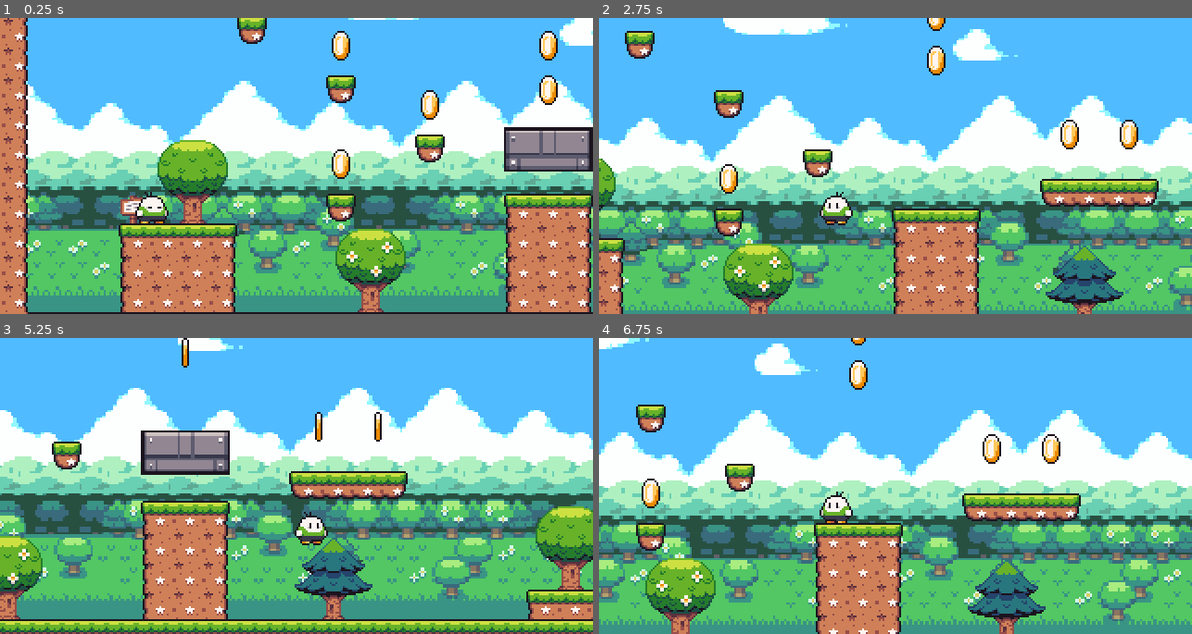
Above: before the commit, frames 1-4 (two rows, left to right).
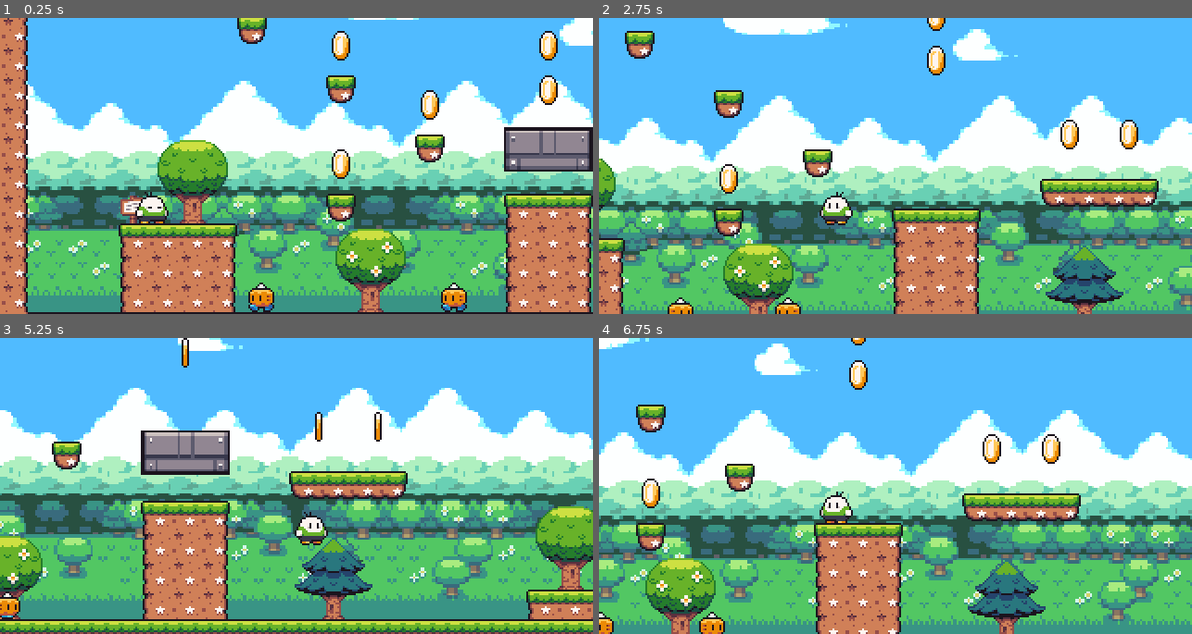
Above: after the commit, the same moments.

Repository: tumatihub/plataforma_2d_clecio
Game: Godot game, scene res://levels/world_01.tscn
Same seed, same stepped clock (60 frames per second), same inputs: the game is played once before the commit and once after it. The project has no main scene, so this scene is started directly.
Inputs:
- Up to frame 1 (0.25 s): no input
- Up to frame 2 (2.75 s): tap Enter (ui_accept) at 0.5, 0.77, 1.52 s; hold Right (ui_right) 0.53-2.03 s; hold Left (ui_left) from 2.03 s (still down)
- Up to frame 3 (5.25 s): release Left (ui_left) at 2.78 s; hold Right (ui_right) 2.78-4.28 s; tap Enter (ui_accept) at 3.02, 3.77, 4.52 s; hold Left (ui_left) 4.28-5.03 s; hold Right (ui_right) from 5.03 s (still down)
- Up to frame 4 (6.75 s): release Right (ui_right) at 5.78 s; hold Left (ui_left) from 5.78 s (still down); tap Enter (ui_accept) at 6.02 s

The runs differ from the first frame. In frame 1, 0.7% of the frame differs, in the area x 41-79%, y 89-100%; in frame 2, 0.4%; in frame 3, 0.3%; in frame 4, 0.4%.

Commit message:
Ep08 - Criando Inimigo Tipo Patrulha na GODOT 4.0

Diff:
--- /dev/null
+++ b/actors/enemy.tscn
@@ -0,0 +1,206 @@
+[gd_scene load_steps=11 format=3 uid="uid://bvj4qmvfi43r4"]
+
+[ext_resource type="Texture2D" uid="uid://bw6tjaveylhk" path="res://assets/Sprite Pack 2/4 - Robo Pumpkin/Walking (16 x 16).png" id="1_jhpf0"]
+[ext_resource type="Script" path="res://scripts/enemy.gd" id="1_tn7gx"]
+[ext_resource type="Texture2D" uid="uid://cocdxucecp7ut" path="res://assets/Sprite Pack 2/4 - Robo Pumpkin/Hurt (16 x 16).png" id="2_vkxir"]
+[ext_resource type="Texture2D" uid="uid://b2pkidtsebb8" path="res://assets/Sprite Pack 2/4 - Robo Pumpkin/Standing (16 x 16).png" id="4_amrl7"]
+
+[sub_resource type="CircleShape2D" id="CircleShape2D_v3kft"]
+radius = 6.0
+
+[sub_resource type="Animation" id="Animation_5stoe"]
+resource_name = "walk"
+length = 0.2
+loop_mode = 1
+tracks/0/type = "value"
+tracks/0/imported = false
+tracks/0/enabled = true
+tracks/0/path = NodePath(".:texture")
+tracks/0/interp = 1
+tracks/0/loop_wrap = true
+tracks/0/keys = {
+"times": PackedFloat32Array(0),
+"transitions": PackedFloat32Array(1),
+"update": 1,
+"values": [ExtResource("1_jhpf0")]
+}
+tracks/1/type = "value"
+tracks/1/imported = false
+tracks/1/enabled = true
+tracks/1/path = NodePath(".:hframes")
+tracks/1/interp = 1
+tracks/1/loop_wrap = true
+tracks/1/keys = {
+"times": PackedFloat32Array(0),
+"transitions": PackedFloat32Array(1),
+"update": 1,
+"values": [2]
+}
+tracks/2/type = "value"
+tracks/2/imported = false
+tracks/2/enabled = true
+tracks/2/path = NodePath(".:frame")
+tracks/2/interp = 1
+tracks/2/loop_wrap = true
+tracks/2/keys = {
+"times": PackedFloat32Array(0, 0.1),
+"transitions": PackedFloat32Array(1, 1),
+"update": 1,
+"values": [0, 1]
+}
+
+[sub_resource type="Animation" id="Animation_44tob"]
+length = 0.001
+tracks/0/type = "value"
+tracks/0/imported = false
+tracks/0/enabled = true
+tracks/0/path = NodePath(".:texture")
+tracks/0/interp = 1
+tracks/0/loop_wrap = true
+tracks/0/keys = {
+"times": PackedFloat32Array(0),
+"transitions": PackedFloat32Array(1),
+"update": 1,
+"values": [ExtResource("1_jhpf0")]
+}
+tracks/1/type = "value"
+tracks/1/imported = false
+tracks/1/enabled = true
+tracks/1/path = NodePath(".:hframes")
+tracks/1/interp = 1
+tracks/1/loop_wrap = true
+tracks/1/keys = {
+"times": PackedFloat32Array(0),
+"transitions": PackedFloat32Array(1),
+"update": 1,
+"values": [2]
+}
+tracks/2/type = "value"
+tracks/2/imported = false
+tracks/2/enabled = true
+tracks/2/path = NodePath(".:frame")
+tracks/2/interp = 1
+tracks/2/loop_wrap = true
+tracks/2/keys = {
+"times": PackedFloat32Array(0),
+"transitions": PackedFloat32Array(1),
+"update": 1,
+"values": [0]
+}
+
+[sub_resource type="Animation" id="Animation_mdrvj"]
+resource_name = "hurt"
+length = 0.1
+loop_mode = 2
+tracks/0/type = "value"
+tracks/0/imported = false
+tracks/0/enabled = true
+tracks/0/path = NodePath(".:texture")
+tracks/0/interp = 1
+tracks/0/loop_wrap = true
+tracks/0/keys = {
+"times": PackedFloat32Array(0),
+"transitions": PackedFloat32Array(1),
+"update": 1,
+"values": [ExtResource("2_vkxir")]
+}
+tracks/1/type = "value"
+tracks/1/imported = false
+tracks/1/enabled = true
+tracks/1/path = NodePath(".:hframes")
+tracks/1/interp = 1
+tracks/1/loop_wrap = true
+tracks/1/keys = {
+"times": PackedFloat32Array(0),
+"transitions": PackedFloat32Array(1),
+"update": 1,
+"values": [1]
+}
+tracks/2/type = "value"
+tracks/2/imported = false
+tracks/2/enabled = true
+tracks/2/path = NodePath(".:frame")
+tracks/2/interp = 1
+tracks/2/loop_wrap = true
+tracks/2/keys = {
+"times": PackedFloat32Array(0),
+"transitions": PackedFloat32Array(1),
+"update": 1,
+"values": [0]
+}
+
+[sub_resource type="Animation" id="Animation_4m18f"]
+resource_name = "standing"
+length = 0.1
+loop_mode = 2
+tracks/0/type = "value"
+tracks/0/imported = false
+tracks/0/enabled = true
+tracks/0/path = NodePath(".:texture")
+tracks/0/interp = 1
+tracks/0/loop_wrap = true
+tracks/0/keys = {
+"times": PackedFloat32Array(0),
+"transitions": PackedFloat32Array(1),
+"update": 1,
+"values": [ExtResource("4_amrl7")]
+}
+tracks/1/type = "value"
+tracks/1/imported = false
+tracks/1/enabled = true
+tracks/1/path = NodePath(".:hframes")
+tracks/1/interp = 1
+tracks/1/loop_wrap = true
+tracks/1/keys = {
+"times": PackedFloat32Array(0),
+"transitions": PackedFloat32Array(1),
+"update": 1,
+"values": [1]
+}
+tracks/2/type = "value"
+tracks/2/imported = false
+tracks/2/enabled = true
+tracks/2/path = NodePath(".:frame")
+tracks/2/interp = 1
+tracks/2/loop_wrap = true
+tracks/2/keys = {
+"times": PackedFloat32Array(0),
+"transitions": PackedFloat32Array(1),
+"update": 1,
+"values": [0]
+}
+
+[sub_resource type="AnimationLibrary" id="AnimationLibrary_0lh4f"]
+_data = {
+"RESET": SubResource("Animation_44tob"),
+"hurt": SubResource("Animation_mdrvj"),
+"standing": SubResource("Animation_4m18f"),
+"walk": SubResource("Animation_5stoe")
+}
+
+[node name="enemy" type="CharacterBody2D"]
+collision_layer = 4
+collision_mask = 2
+script = ExtResource("1_tn7gx")
+
+[node name="texture" type="Sprite2D" parent="."]
+position = Vector2(0, -8)
+texture = ExtResource("1_jhpf0")
+hframes = 2
+
+[node name="collision" type="CollisionShape2D" parent="."]
+position = Vector2(0, -6)
+shape = SubResource("CircleShape2D_v3kft")
+
+[node name="anim" type="AnimationPlayer" parent="."]
+root_node = NodePath("../texture")
+libraries = {
+"": SubResource("AnimationLibrary_0lh4f")
+}
+autoplay = "walk"
+speed_scale = 0.5
+
+[node name="wall_detector" type="RayCast2D" parent="."]
+position = Vector2(0, -6)
+target_position = Vector2(-7, 0)
+collision_mask = 6
--- a/levels/world_01.tscn
+++ b/levels/world_01.tscn
@@ -11,6 +11,7 @@
 [ext_resource type="Texture2D" uid="uid://dpcy0585scvok" path="res://assets/Seasonal Tilesets/1 - Grassland/Background parts/2 - Hills.png" id="7_n8gpe"]
 [ext_resource type="Texture2D" uid="uid://b6a6tm236g1c8" path="res://assets/Seasonal Tilesets/1 - Grassland/Background parts/1 - Foreground_scenery.png" id="8_exsl1"]
 [ext_resource type="PackedScene" uid="uid://diogy668glx1o" path="res://prefabs/moving_platform.tscn" id="10_t071n"]
+[ext_resource type="PackedScene" uid="uid://bvj4qmvfi43r4" path="res://actors/enemy.tscn" id="12_irxdo"]
 
 [sub_resource type="TileMapPattern" id="TileMapPattern_rakmt"]
 tile_data = PackedInt32Array(0, 589824, 3, 1, 655360, 3, 2, 655360, 3, 3, 851968, 3)
@@ -371,3 +372,9 @@
 scale = Vector2(1.5, 1.5)
 texture = ExtResource("8_exsl1")
 centered = false
+
+[node name="enemy" parent="." instance=ExtResource("12_irxdo")]
+position = Vector2(248, 240)
+
+[node name="enemy2" parent="." instance=ExtResource("12_irxdo")]
+position = Vector2(144, 240)
--- /dev/null
+++ b/scripts/enemy.gd
@@ -0,0 +1,32 @@
+extends CharacterBody2D
+
+
+const SPEED = 700.0
+const JUMP_VELOCITY = -400.0
+
+@onready var wall_detector := $wall_detector as RayCast2D
+@onready var texture := $texture as Sprite2D
+
+var direction := -1
+
+# Get the gravity from the project settings to be synced with RigidBody nodes.
+var gravity: int = ProjectSettings.get_setting("physics/2d/default_gravity")
+
+
+func _physics_process(delta: float) -> void:
+	# Add the gravity.
+	if not is_on_floor():
+		velocity.y += gravity * delta
+
+	if wall_detector.is_colliding():
+		direction *= -1
+		wall_detector.scale.x *= -1
+
+	if direction == 1:
+		texture.flip_h = true
+	else:
+		texture.flip_h = false
+
+	velocity.x = direction * SPEED * delta
+
+	move_and_slide()
Not shown: 1 places in levels/world_01.tscn that only renumber resources
